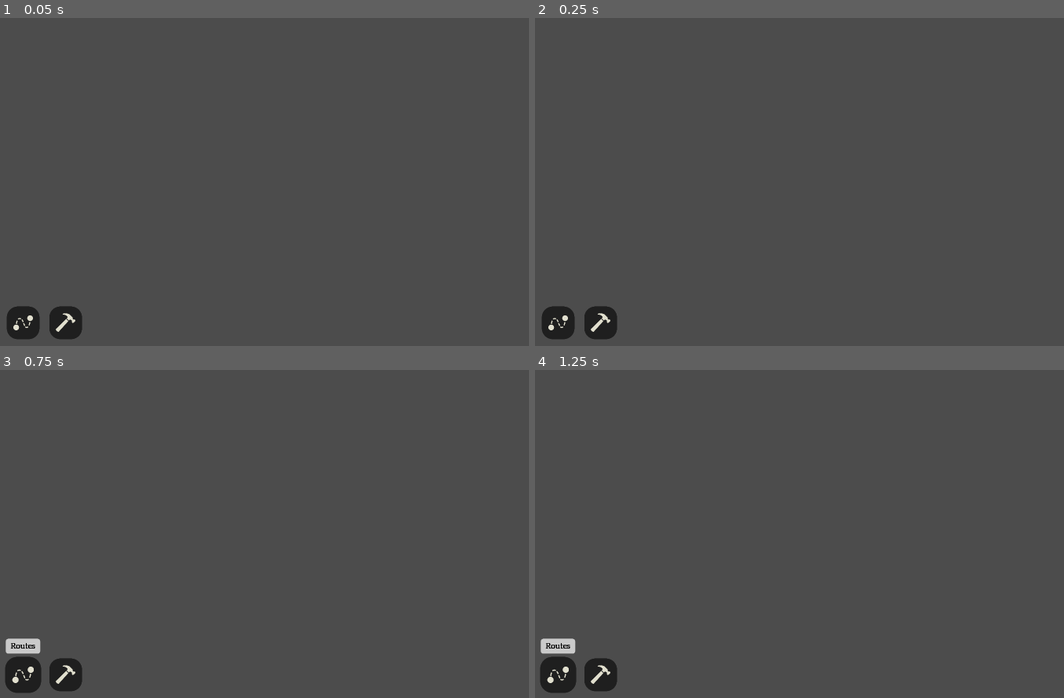
Above: before the commit, frames 1-4 (two rows, left to right).
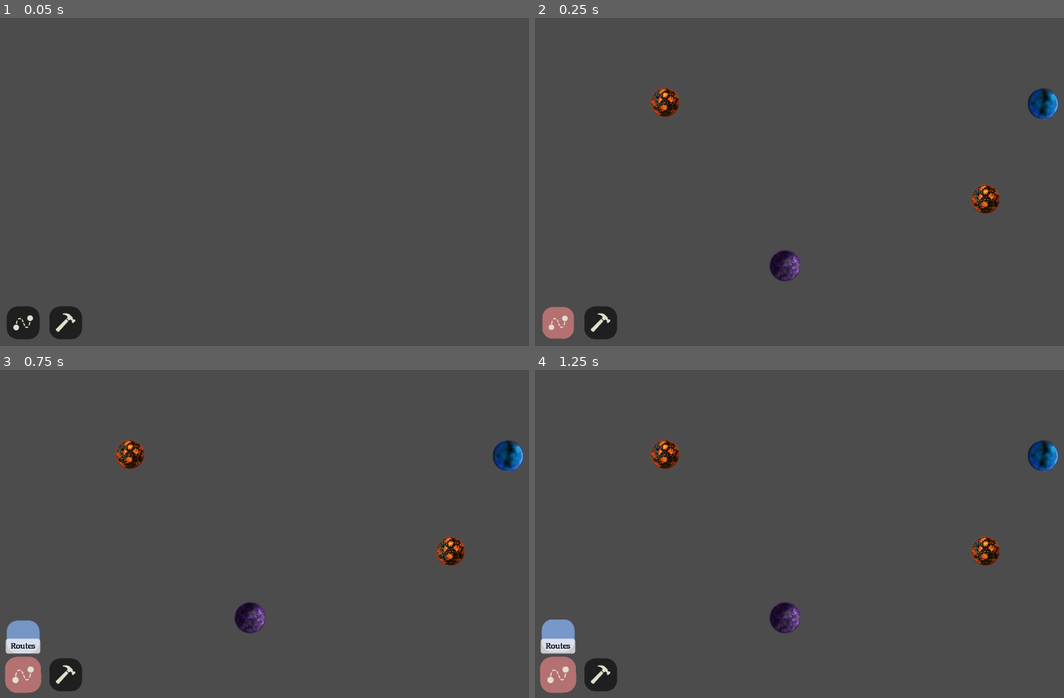
Above: after the commit, the same moments.

Repository: Hargne/fantasy-metro
Game: Godot game, scene res://screens/gameplay/gameplay.tscn
Same seed, same stepped clock (60 frames per second), same inputs: the game is played once before the commit and once after it.
Inputs (mouse positions are in pixels of both pictures, inside the frame that each line leads up to):
- Up to frame 1 (0.05 s): no input
- Up to frame 2 (0.25 s): no input
- Up to frame 3 (0.75 s): click (21, 675) at 0.52 s
- Up to frame 4 (1.25 s): no input

Frame 1 is identical in both runs. In frame 2, 2.1% of the frame differs, in the area x 1-100%, y 21-98%; in frame 3, 2.8%, in the area x 0-100%, y 21-99%; in frame 4, 2.8%.
Error before the commit: Parse Error: Enumeration "Resource" shadows a native class. (res://screens/gameplay/gameplay_enums.gd:11)

Commit message:
Name refactoring

Diff:
--- a/screens/gameplay/game_objects/cart_controller/cart.gd
+++ b/screens/gameplay/game_objects/cart_controller/cart.gd
@@ -41,13 +41,13 @@
 func has_capacity() -> bool:
   return travellers.resources.size() < capacity
 
-func add_traveller(alienType) -> void:
+func add_traveller(travellerType) -> void:
   if has_capacity():
-    travellers.add_resource(alienType)
-
-func remove_traveller(alienType) -> void:
+    travellers.add_resource(travellerType)
+
+func remove_traveller(travellerType) -> void:
   if travellers.resources.size() > 0:
-    travellers.remove_resource(alienType)
+    travellers.remove_resource(travellerType)
 
 func place_on_connection(connection: Connection) -> void:
   # first, normalize the placement so it is on the line
@@ -136,8 +136,8 @@
   var loadedResourceType
 
   if has_capacity():
-    var demandedResourcesOnRoute = currentConnection.route.get_demands_along_route(currentConnection, currentConnection.get_point_from_map_node(destinationNode), false)
-
+    var demandedResourcesOnRoute = currentConnection.route.get_demands_along_route(currentConnection, currentConnection.get_point_from_map_node(destinationNode), false, false)
+    #print(demandedResourcesOnRoute)
     if destinationNode is PlanetNode:
       if demandedResourcesOnRoute.size() > 0:
         # remove all the resources we already have, so we don't add them again
@@ -147,7 +147,7 @@
           demandedResourcesOnRoute.remove(demandedRscIdx)
 
         for demandedResource in demandedResourcesOnRoute:
-          for resource in destinationNode.storedResources.resources:
+          for resource in destinationNode.travellers.resources:
             if "resourceType" in resource && resource.resourceType == demandedResource:
               # show little icon moving from warehouse to cart
               loadedResourceType = resource.resourceType
--- a/screens/gameplay/game_objects/cart_controller/cart.tscn
+++ b/screens/gameplay/game_objects/cart_controller/cart.tscn
@@ -20,10 +20,11 @@
 shape = SubResource( 1 )
 
 [node name="ResourceList" parent="." instance=ExtResource( 1 )]
-margin_left = -260.0
-margin_top = -190.0
-margin_right = 820.0
-margin_bottom = -54.0
+margin_left = -76.0
+margin_top = -46.0
+margin_right = 232.0
+margin_bottom = 4.0
+rect_min_size = Vector2( 80, 50 )
 
 [node name="ActionPrompt" parent="." instance=ExtResource( 4 )]
 anchor_left = 8.0
--- a/screens/gameplay/game_objects/map_node/resource_node/resource_node.gd
+++ b/screens/gameplay/game_objects/map_node/resource_node/resource_node.gd
@@ -3,7 +3,7 @@
 func get_class(): return "ResourceNode"
 
 onready var resourceTypeVisualsContainer = $Types
-export(GameplayEnums.Resource) var resourceType = GameplayEnums.Resource.BLUE_ALIEN
+export(GameplayEnums.TravellerType) var resourceType = GameplayEnums.TravellerType.BLUE_TRAVELLER
 
 func _ready():
   setup_visuals()
@@ -11,7 +11,7 @@
 func setup_visuals() -> void:
   # Display the correct resource visuals based on name
   for c in resourceTypeVisualsContainer.get_children():
-    if c.name.to_upper() == GameplayEnums.Resource.keys()[resourceType]:
+    if c.name.to_upper() == GameplayEnums.TravellerType.keys()[resourceType]:
       c.visible = true
     else:
       c.visible = false
--- a/screens/gameplay/game_objects/route/route.class.gd
+++ b/screens/gameplay/game_objects/route/route.class.gd
@@ -13,7 +13,7 @@
   return matchingConnections
 
 # gets demands for cart as if cart just pulled into the starting destination point and will continue forward from there
-func get_demands_along_route(startConnection, startDestinationPt, lookBothDirections: bool = false) -> Array:
+func get_demands_along_route(startConnection, startDestinationPt, includeStartDestination: bool = true, lookBothDirections: bool = false) -> Array:
   var demands = []
 
   if connections.size() == 0:
@@ -21,10 +21,14 @@
 
   # look forwards from destination pt
   var orderedMapNodes = get_ordered_map_nodes(startConnection, startDestinationPt)
+  if orderedMapNodes.size() == 0: # this means we are at the end, so we will be turning around
+    lookBothDirections = true
 
   for mapNode in orderedMapNodes:
     if mapNode is PlanetNode:
-      demands.append(GameplayEnums.Resource.values()[mapNode.planetType])
+      if !includeStartDestination && mapNode.get_connection_point() == startDestinationPt:
+        continue
+      demands.append(GameplayEnums.TravellerType.values()[mapNode.planetType])
 
   if lookBothDirections:
     # look backwards from destination pt (we do this second so upcoming demands have higher priority
@@ -33,7 +37,9 @@
 
     for mapNode in orderedMapNodes:
       if mapNode is PlanetNode:
-        demands.append(GameplayEnums.Resource.values()[mapNode.planetType])
+        if !includeStartDestination && mapNode.get_connection_point() == startDestinationPt:
+          continue
+        demands.append(GameplayEnums.TravellerType.values()[mapNode.planetType])
 
   return demands
 
--- a/screens/gameplay/gameplay.gd
+++ b/screens/gameplay/gameplay.gd
@@ -253,7 +253,7 @@
 
   var planetNodes = mapNodeController.get_planet_nodes()
   var planetTypes = GameplayEnums.PlanetType.values()
-  var alienTypes = GameplayEnums.Resource.values()
+  var travellerTypes = GameplayEnums.TravellerType.values()
 
   if planetNodes.size() > 0:
     for planetNode in planetNodes:
@@ -261,19 +261,19 @@
         newTravellerIsPossible = true
 
         if rng.randi_range(0, 99) < 50: # for now, only adding 50% of the time per planet
-          var foundValidAlienType = false
-
-          while !foundValidAlienType:
-            foundValidAlienType = true
+          var foundValidTravellerType = false
+
+          while !foundValidTravellerType:
+            foundValidTravellerType = true
             var pidx = rng.randi_range(0, planetTypes.size() - 1)
 
             var pt = planetTypes[pidx]
 
             if pt == planetNode.planetType || !mapNodeController.does_planet_type_exist(pt):
-              foundValidAlienType = false
-
-            if foundValidAlienType:
-              var waitingTraveller = alienTypes[pidx]
+              foundValidTravellerType = false
+
+            if foundValidTravellerType:
+              var waitingTraveller = travellerTypes[pidx]
               planetNode.add_traveller(waitingTraveller)
               addedNewTraveller = true
 
--- a/screens/gameplay/gameplay_enums.gd
+++ b/screens/gameplay/gameplay_enums.gd
@@ -8,11 +8,11 @@
   RED
 }
 
-enum Resource {
-  BLUE_ALIEN,
-  GREEN_ALIEN,
-  PURPLE_ALIEN,
-  RED_ALIEN
+enum TravellerType {
+  BLUE_TRAVELLER,
+  GREEN_TRAVELLER,
+  PURPLE_TRAVELLER,
+  RED_TRAVELLER
 }
 
 enum BuildOption {
--- a/screens/gameplay/ui/resource_list/resource_list.gd
+++ b/screens/gameplay/ui/resource_list/resource_list.gd
@@ -30,14 +30,14 @@
   # Grab texture
   var textureFile
   match resourceType:
-    GameplayEnums.Resource.BLUE_ALIEN:
-      textureFile = "bluealien.png"
-    GameplayEnums.Resource.RED_ALIEN:
-      textureFile = "redalien.png"
-    GameplayEnums.Resource.GREEN_ALIEN:
-      textureFile = "greenalien.png"
-    GameplayEnums.Resource.PURPLE_ALIEN:
-      textureFile = "purplealien.png"
+    GameplayEnums.TravellerType.BLUE_TRAVELLER:
+      textureFile = "bluetraveller.png"
+    GameplayEnums.TravellerType.RED_TRAVELLER:
+      textureFile = "redtraveller.png"
+    GameplayEnums.TravellerType.GREEN_TRAVELLER:
+      textureFile = "greentraveller.png"
+    GameplayEnums.TravellerType.PURPLE_TRAVELLER:
+      textureFile = "purpletraveller.png"
   # Make sure that the file exist
   if !textureFile:
     printerr("Invalid resource type: " + resourceType)
Not shown, removed: screens/gameplay/game_objects/map_node/assets/purplealien.png.import
Not shown, removed: screens/gameplay/game_objects/map_node/assets/redalien.png.import
Renamed: screens/gameplay/ui/resource_list/assets/bluealien.png -> screens/gameplay/ui/resource_list/assets/bluetraveller.png
Not shown, changed: screens/gameplay/ui/resource_list/assets/bluetraveller.png.import
Renamed: screens/gameplay/ui/resource_list/assets/greenalien.png -> screens/gameplay/ui/resource_list/assets/greentraveller.png
Not shown, changed: screens/gameplay/ui/resource_list/assets/greentraveller.png.import
Not shown, removed: screens/gameplay/ui/resource_list/assets/purplealien.png.import
Renamed: screens/gameplay/ui/resource_list/assets/purplealien.png -> screens/gameplay/ui/resource_list/assets/purpletraveller.png
Not shown, changed: screens/gameplay/ui/resource_list/assets/purpletraveller.png.import
Not shown, removed: screens/gameplay/ui/resource_list/assets/redalien.png.import
Renamed: screens/gameplay/ui/resource_list/assets/redalien.png -> screens/gameplay/ui/resource_list/assets/redtraveller.png
Not shown, changed: screens/gameplay/ui/resource_list/assets/redtraveller.png.import
